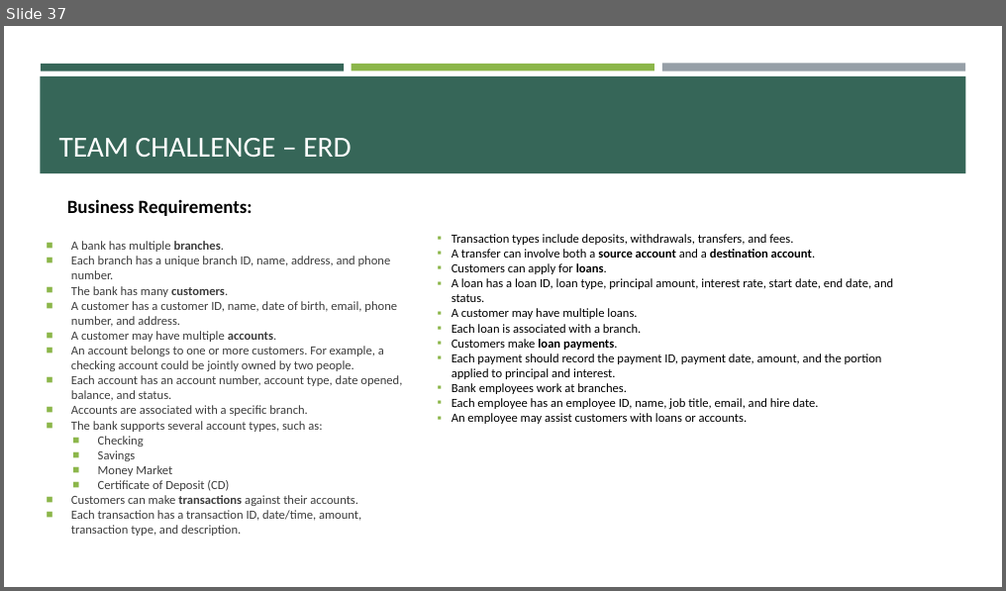
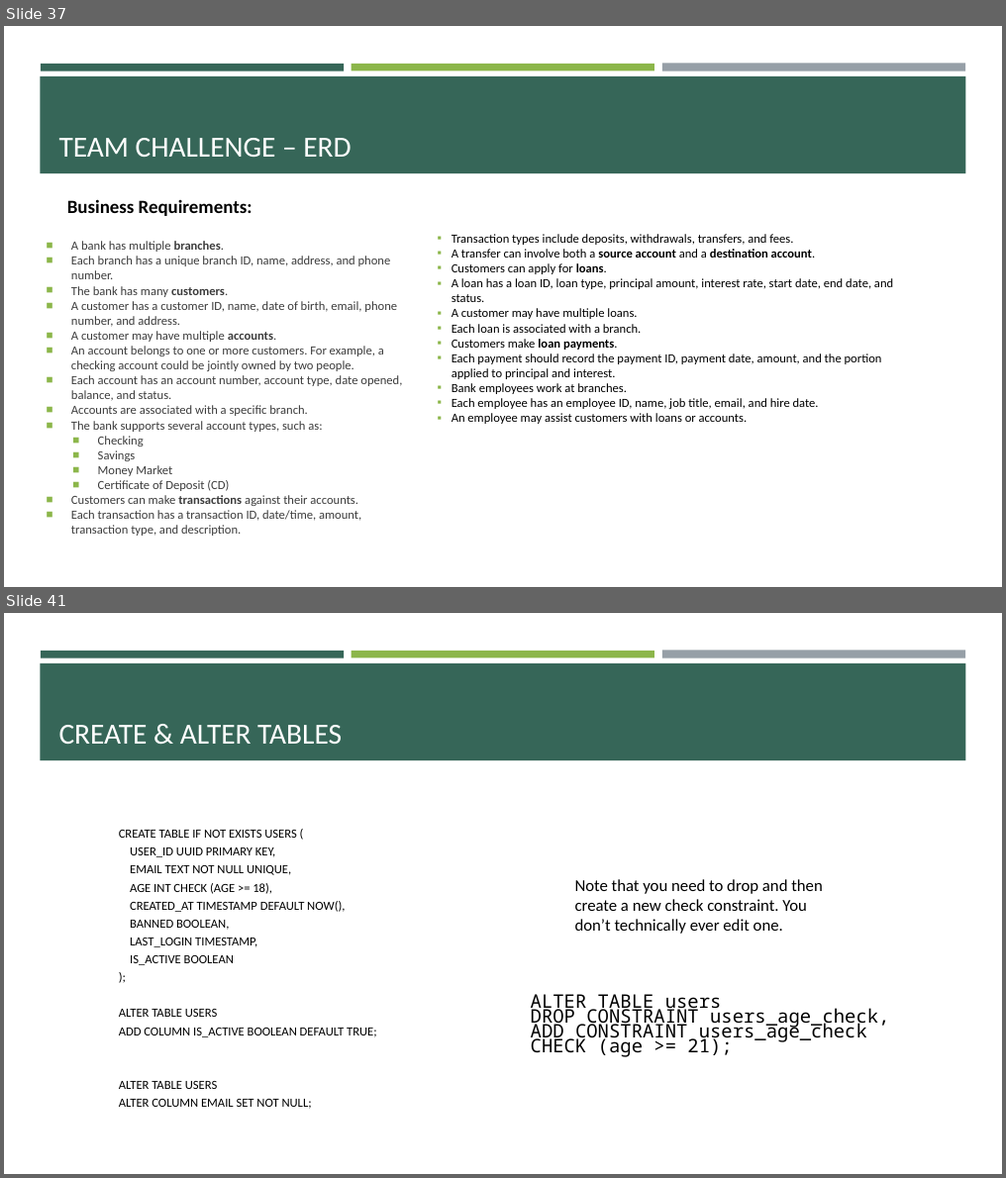
Before and after one commit to e-m-wilson/java-fs, a slide deck: Week_3/SQL_postgres.pptx. Shown one above the other, each under a label of ours: slide 37 before the commit, slides 37 and 41 after it; the slides between them are not shown. The pictures are 1006x591 and 1006x1178 pixels, drawn with LibreOffice and Linux fonts; fonts in the diff are those of the drawing. Boxes give left, top, right and bottom in pixels: in the first picture for what was removed or moved away, otherwise in the second. Text is boxed around its words. In the diff, an @@ line names an element or a change of style, - is before the commit and + after.

```diff
--- a/Week_3/SQL_postgres.pptx
+++ b/Week_3/SQL_postgres.pptx
@@ slide 41 added at (4,613,1002,1174), background #FFFFFF; not listed: 4 template elements that a slide beside it also shows @@
@@ title added at (59,725,342,744), 28 pt, text #FFFFFF @@
+CREATE & ALTER TABLES
@@ text added at (119,830,377,1109), 12 pt, text #000000 @@
+CREATE TABLE IF NOT EXISTS USERS (
+USER_ID UUID PRIMARY KEY,
+EMAIL TEXT NOT NULL UNIQUE,
+AGE INT CHECK (AGE >= 18),
+CREATED_AT TIMESTAMP DEFAULT NOW(),
+BANNED BOOLEAN,
+LAST_LOGIN TIMESTAMP,
+IS_ACTIVE BOOLEAN
+);
+ALTER TABLE USERS
+ADD COLUMN IS_ACTIVE BOOLEAN DEFAULT TRUE;
+ALTER TABLE USERS
+ALTER COLUMN EMAIL SET NOT NULL;
@@ text added at (575,879,823,934), 16 pt, text #000000 @@
+Note that you need to drop and then create a new check constraint. You don’t technically ever edit one.
@@ text added at (531,994,889,1058), 18 pt, text #000000 @@
+ALTER TABLE users
+DROP CONSTRAINT users_age_check,
+ADD CONSTRAINT users_age_check CHECK (age >= 21);
```
Also in this commit, not shown: 20 other slides added.
